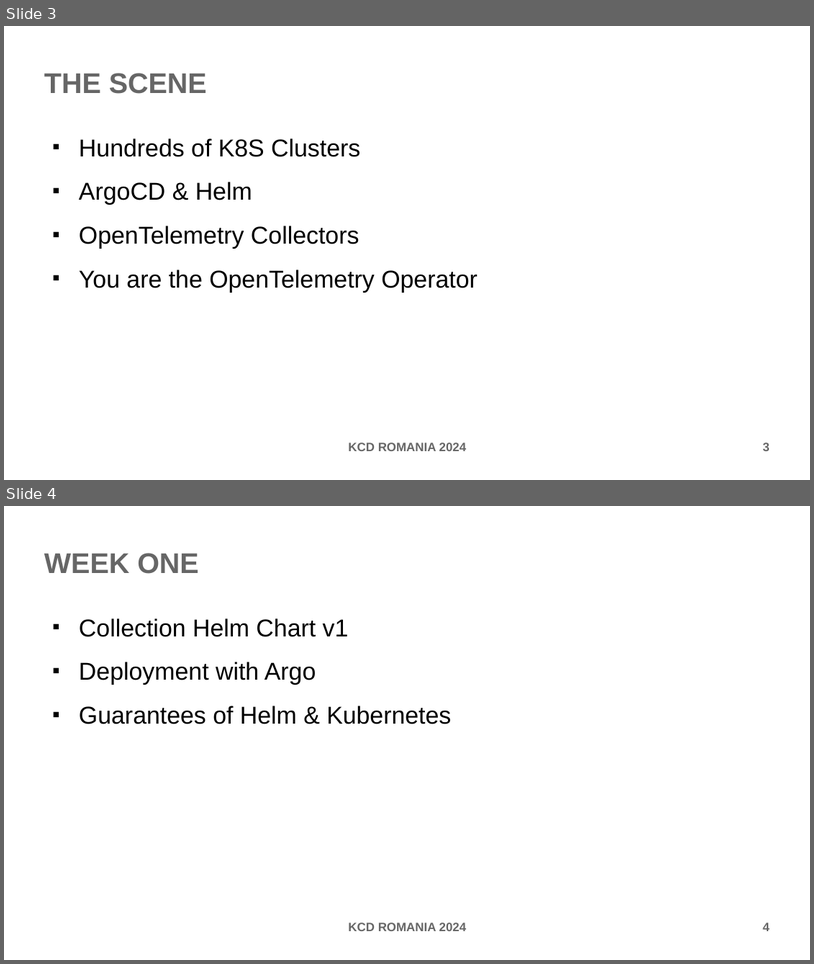
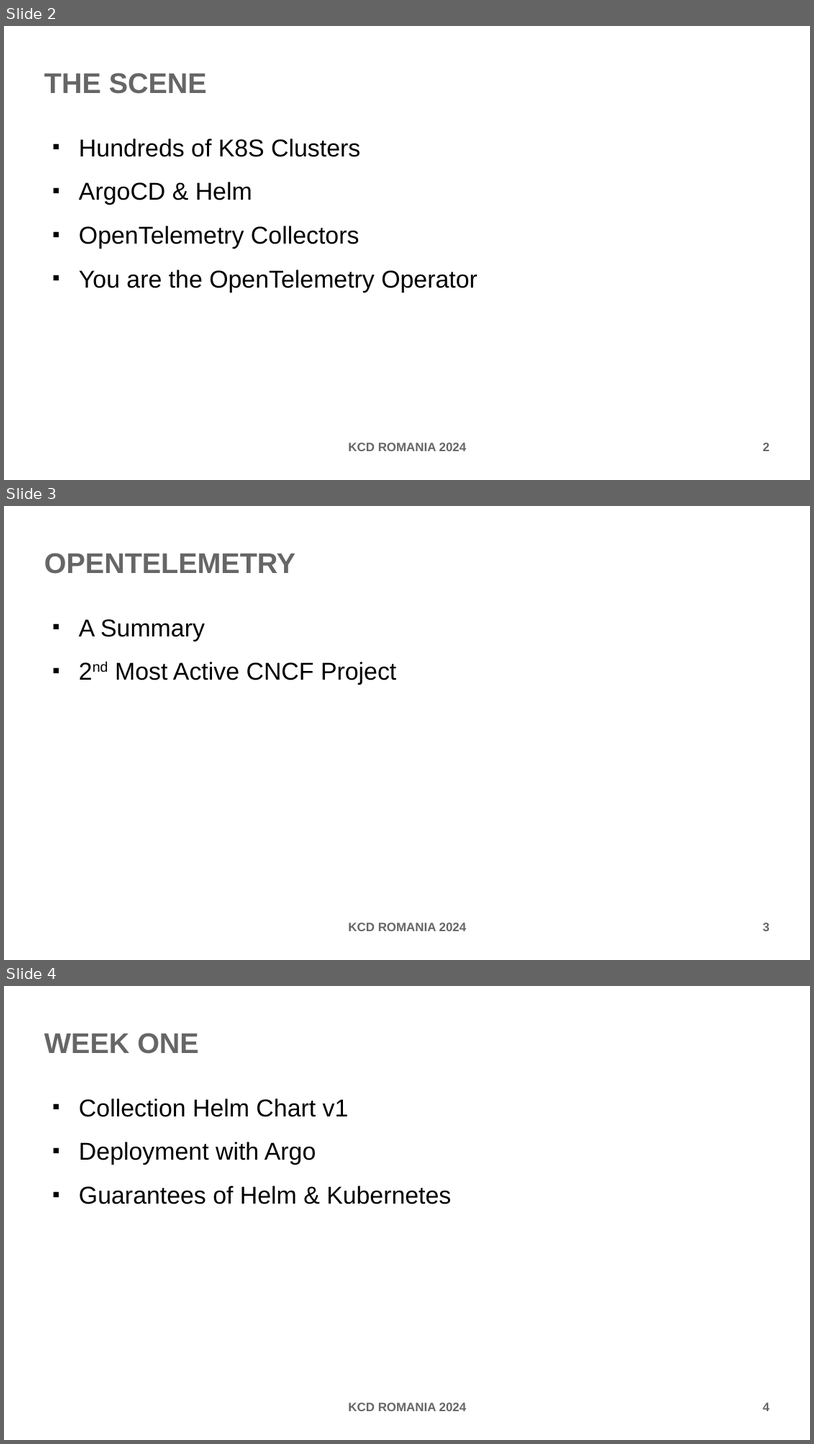
Before and after one commit to forestsword/ditd-presentation, a slide deck: ditd-presentation.odp. Shown one above the other, each under a label of ours: slides 3 and 4 before the commit, slides 2, 3 and 4 after it. The pictures are 814x964 and 814x1444 pixels, drawn with LibreOffice and Linux fonts; fonts in the diff are those of the drawing. Boxes give left, top, right and bottom in pixels: in the first picture for what was removed or moved away, otherwise in the second. Text is boxed around its words. In the diff, an @@ line names an element or a change of style, - is before the commit and + after.

Commit message:
Add final presentation

```diff
--- a/ditd-presentation.odp
+++ b/ditd-presentation.odp
@@ slide 3 added at (x1=4, y1=506, x2=810, y2=960), background #FFFFFF @@
@@ title added at (x1=44, y1=553, x2=296, y2=574), 28 pt, text #666666, bold @@
+OPENTELEMETRY
@@ text added at (x1=79, y1=619, x2=396, y2=685), 24 pt, text #000000 @@
+■ A Summary
+■ 2nd Most Active CNCF Project
@@ text added at (x1=348, y1=922, x2=467, y2=931), 12 pt, text #666666, bold @@
+KCD ROMANIA 2024
@@ page number added at (x1=763, y1=922, x2=769, y2=931), 12 pt, text #666666, bold @@
+3
@@ what was slide 3 is now slide 2 @@
@@ page number at (x1=763, y1=442, x2=769, y2=451): text changed @@
-3
+2
```
Also in this commit, not shown: 1 slide changed.
